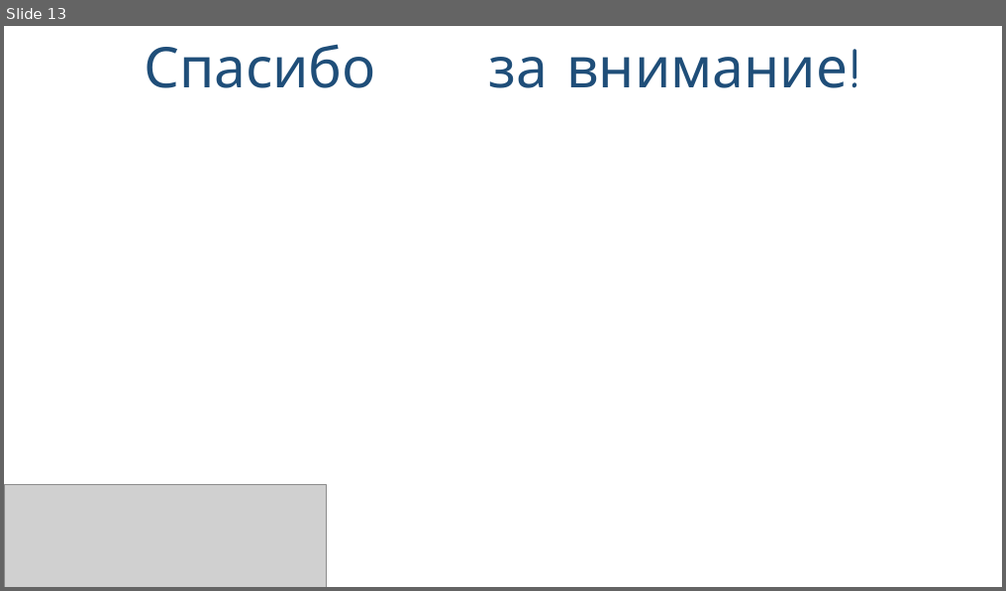
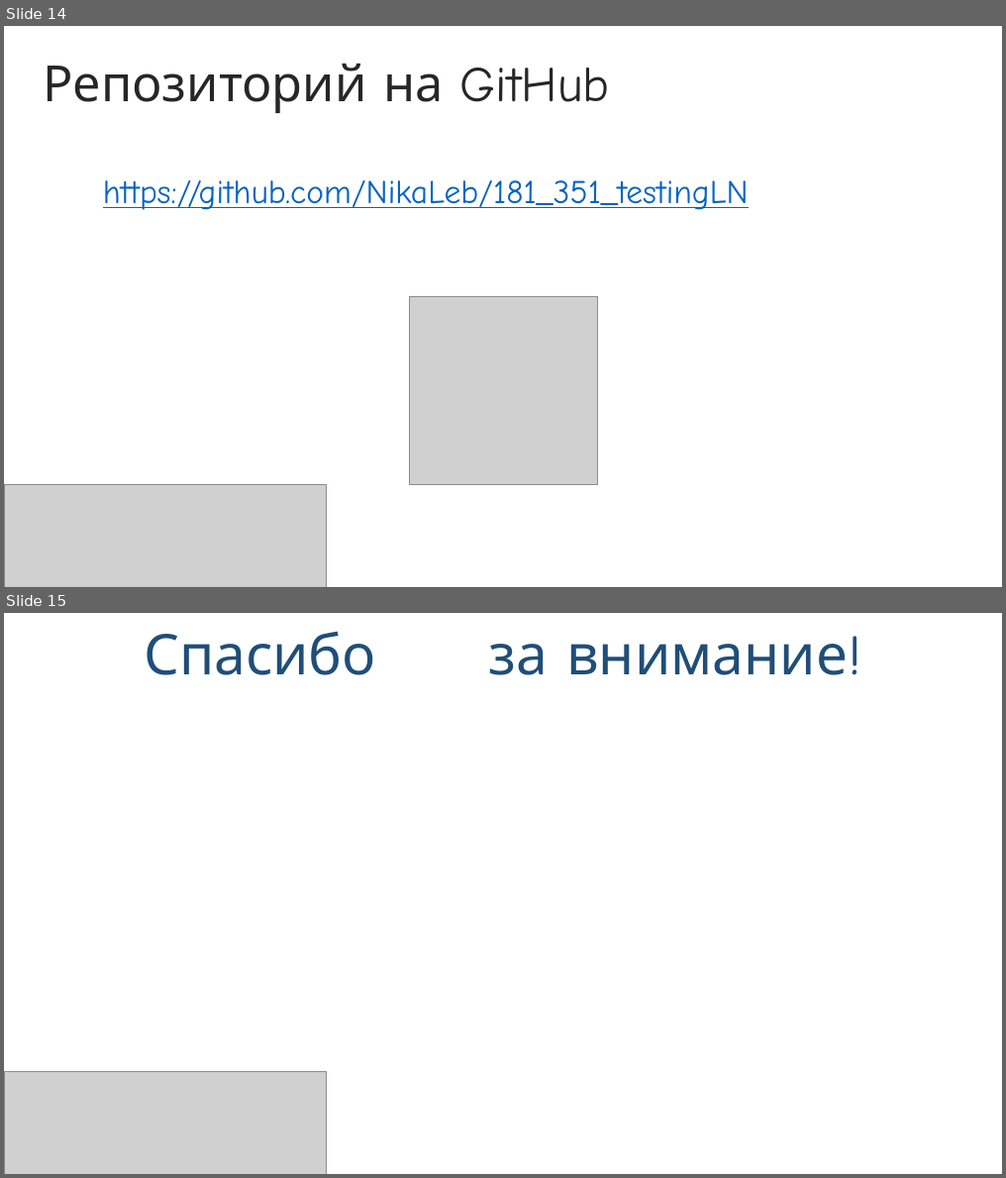
Before and after one commit to NikaLeb/181_351_testingLN, a slide deck: Lightning_Network.pptx. Shown one above the other, each under a label of ours: slide 13 before the commit, slides 14 and 15 after it. The pictures are 1006x591 and 1006x1178 pixels, drawn with LibreOffice and Linux fonts; fonts in the diff are those of the drawing; grey boxes stand for pictures; background and template pictures are left out. Boxes give left, top, right and bottom in pixels: in the first picture for what was removed or moved away, otherwise in the second. Text is boxed around its words. In the diff, an @@ line names an element or a change of style, - is before the commit and + after.

```diff
--- a/Lightning_Network.pptx
+++ b/Lightning_Network.pptx
@@ slide 14 added at (4,26,1002,587), background picture (left out) @@
@@ title added at (43,63,610,113), 48 pt, text #262626 @@
+Репозиторий на GitHub
@@ subtitle added at (103,180,748,210), 32 pt, text #0563C1, underline @@
+https://github.com/NikaLeb/181_351_testingLN
@@ picture added at (409,296,597,484) @@
@@ picture added at (4,484,327,587) @@
@@ what was slide 13 is now slide 15 @@
```
Also in this commit, not shown: 10 other slides added, 9 slides removed.
